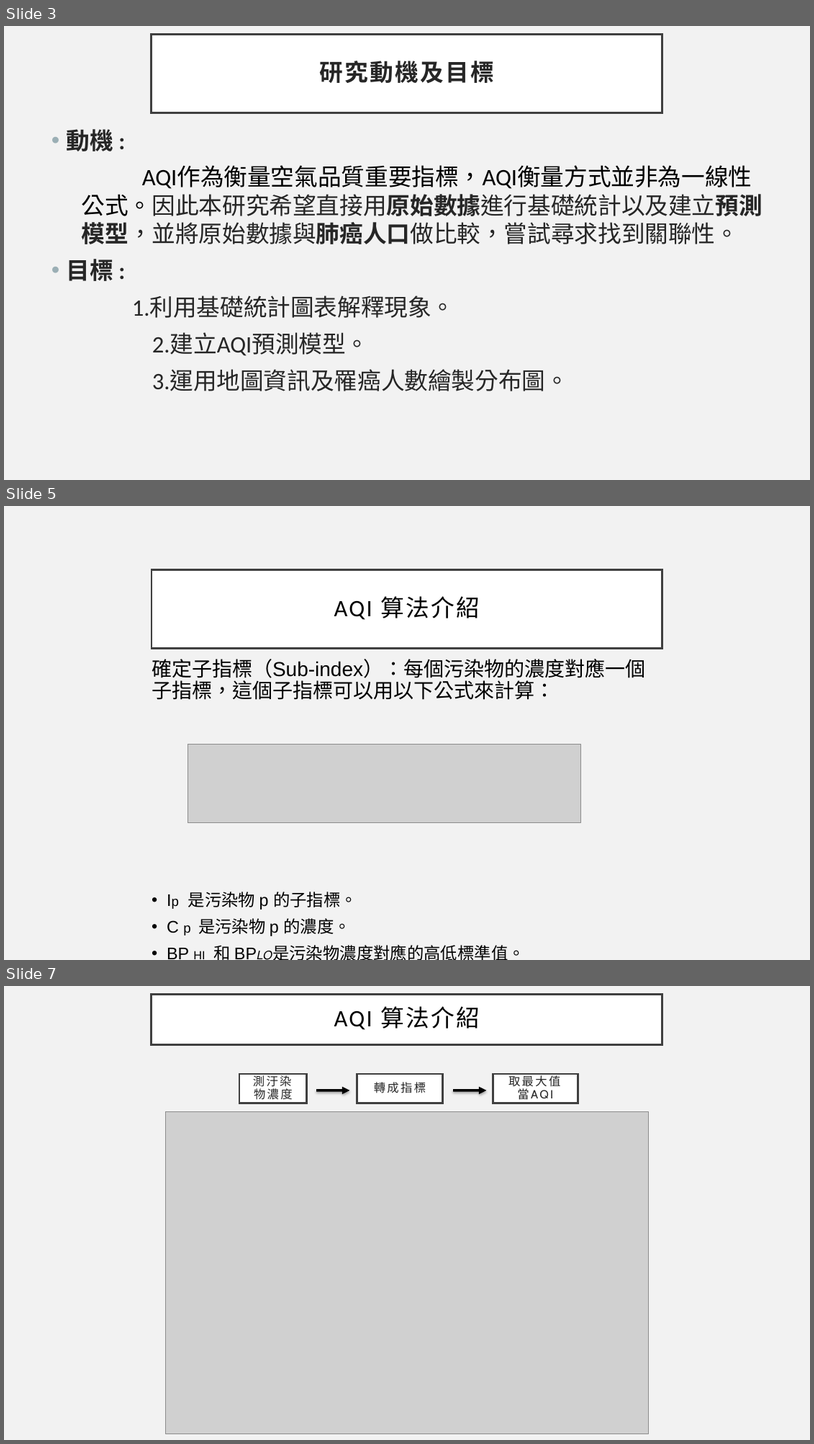
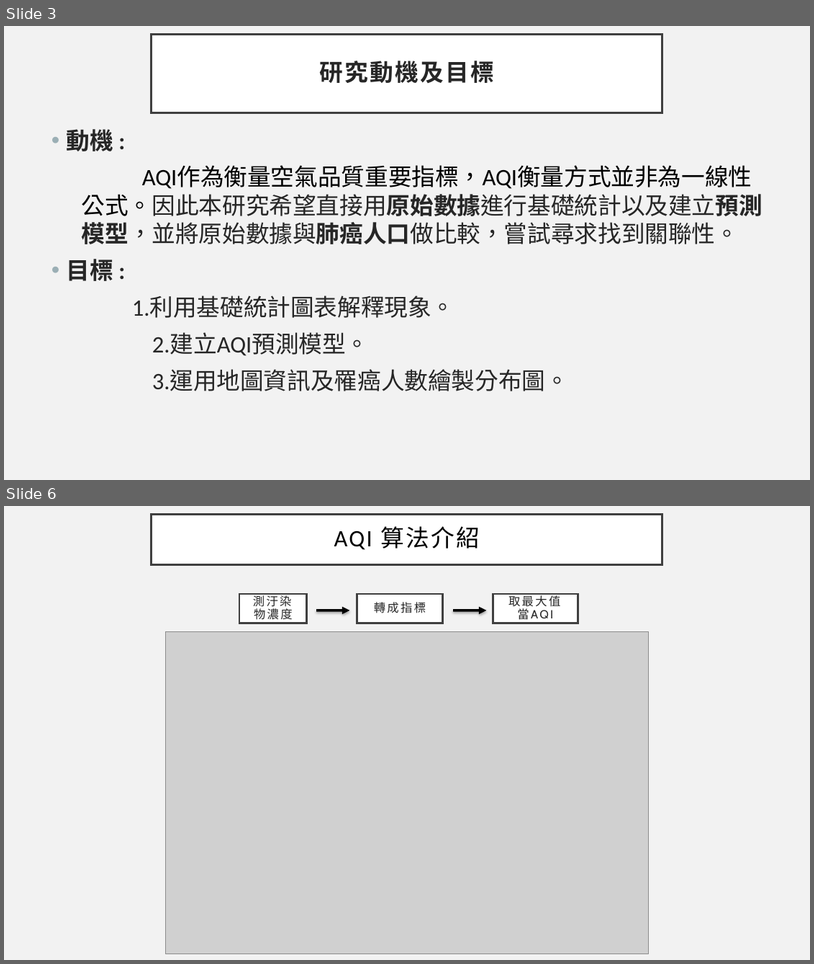
Before and after one commit to jasonfghx/lilicoco, a slide deck: 大學生/空氣品質與癌症之間的關聯.pptx. Shown one above the other, each under a label of ours: slides 3, 5 and 7 before the commit, slides 3 and 6 after it; the slides between them are not shown. The pictures are 814x1444 and 814x964 pixels, drawn with LibreOffice and Linux fonts; fonts in the diff are those of the drawing; grey boxes stand for pictures. Boxes give left, top, right and bottom in pixels: in the first picture for what was removed or moved away, otherwise in the second. Text is boxed around its words. In the diff, an @@ line names an element or a change of style, - is before the commit and + after.

```diff
--- a/大學生/空氣品質與癌症之間的關聯.pptx
+++ b/大學生/空氣品質與癌症之間的關聯.pptx
@@ slide 5 removed at [4, 506, 810, 960], background #F2F2F2 @@
@@ title removed at [152, 570, 663, 649] @@
-AQI 算法介紹
@@ text removed at [152, 659, 646, 960] @@
-確定子指標（Sub-index）：每個污染物的濃度對應一個子指標，這個子指標可以用以下公式來計算：
-• Ip 是污染物 p 的子指標。
-• C p 是污染物 p 的濃度。
-• BP HI 和 BP𝐿𝑂是污染物濃度對應的高低標準值。
-• IHI 和 ILO 是對應的高低AQI標準值。
@@ picture removed at [188, 744, 581, 823] @@
@@ what was slide 7 is now slide 6 @@
```
Also in this commit, not shown: 2 slides changed, 1 other file.
